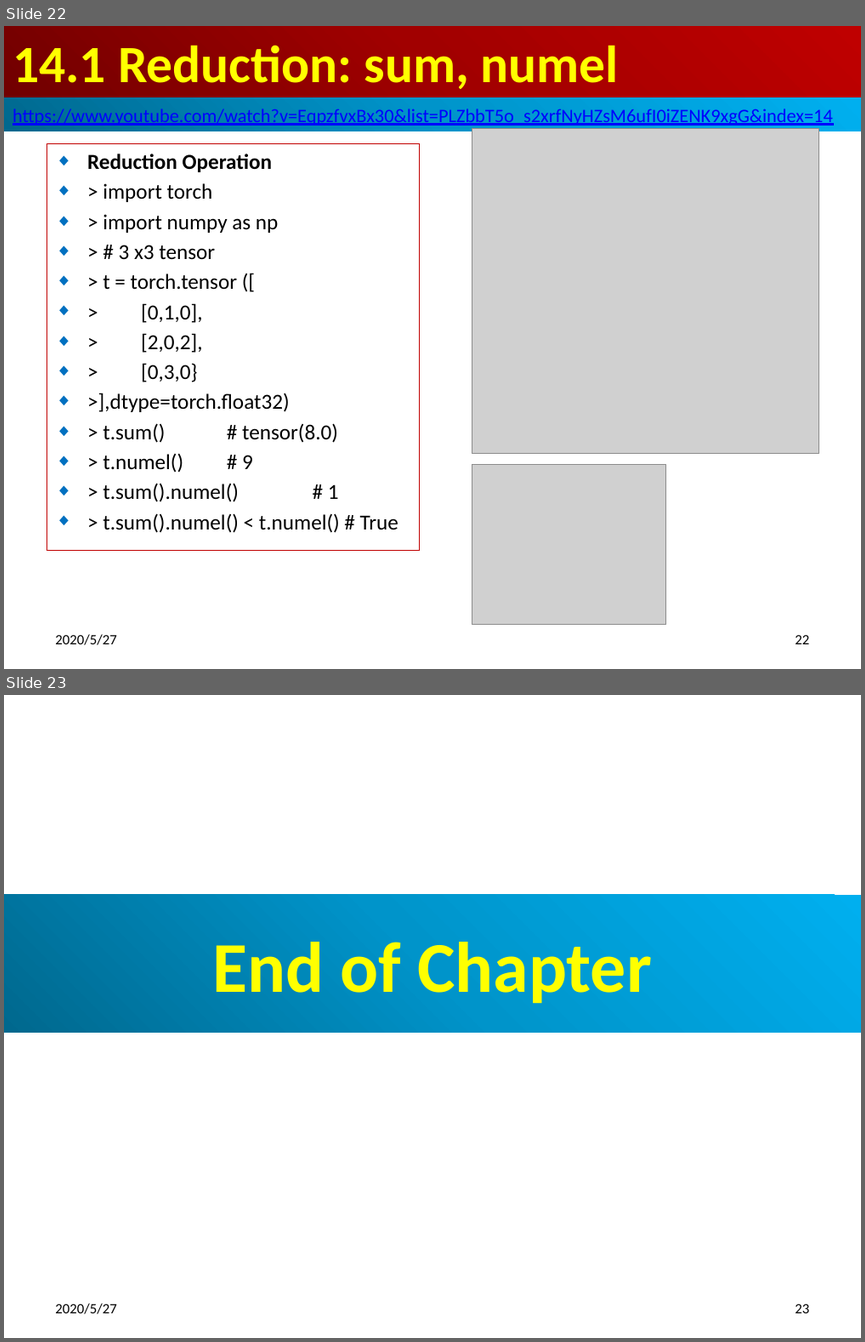
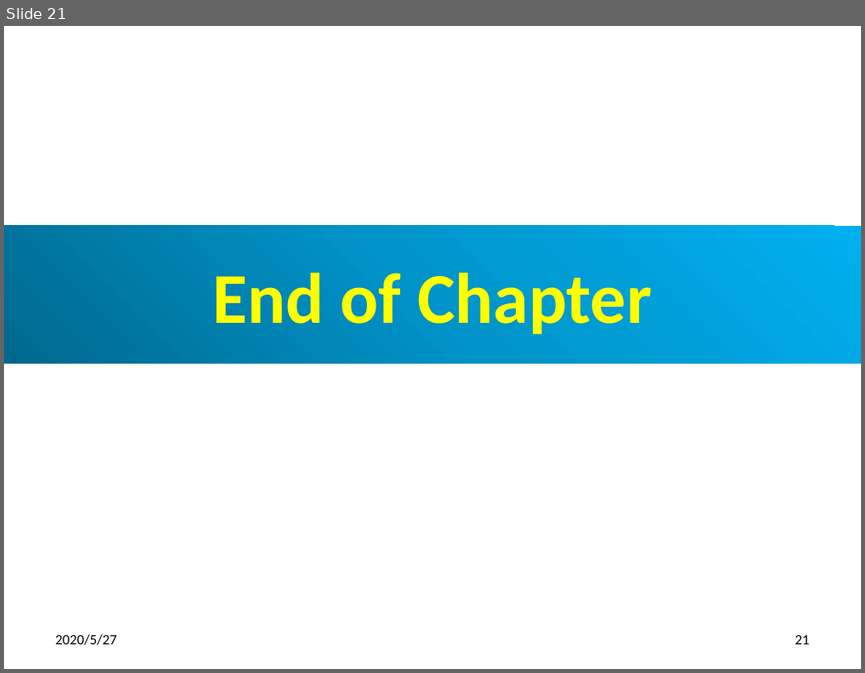
Before and after one commit to peterhchen/900_PyTorch, a slide deck: 14_MnistData.pptx. Shown one above the other, each under a label of ours: slides 22 and 23 before the commit, slide 21 after it. The pictures are 865x1342 and 865x673 pixels, drawn with LibreOffice and Linux fonts; fonts in the diff are those of the drawing; grey boxes stand for pictures. Boxes give left, top, right and bottom in pixels: in the first picture for what was removed or moved away, otherwise in the second. Text is boxed around its words. In the diff, an @@ line names an element or a change of style, - is before the commit and + after.

```diff
--- a/14_MnistData.pptx
+++ b/14_MnistData.pptx
@@ slide 22 removed at (4,26,861,669), background #FFFFFF @@
@@ title removed at (4,26,861,98) @@
-14.1 Reduction: sum, numel
@@ rectangle removed at (4,98,861,131) @@
-https://www.youtube.com/watch?v=EqpzfvxBx30&list=PLZbbT5o_s2xrfNyHZsM6ufI0iZENK9xgG&index=14
@@ subtitle removed at (46,143,419,550) @@
-◆ Reduction Operation
-◆ > import torch
-◆ > import numpy as np
-◆ > # 3 x3 tensor
-◆ > t = torch.tensor ([
-◆ > [0,1,0],
-◆ > [2,0,2],
-◆ > [0,3,0}
-◆ >],dtype=torch.float32)
-◆ > t.sum() # tensor(8.0)
-◆ > t.numel() # 9
-◆ > t.sum().numel() # 1
-◆ > t.sum().numel() < t.numel() # True
@@ picture removed at (472,128,818,453) @@
@@ picture removed at (472,465,665,624) @@
@@ text removed at (55,634,116,645) @@
-2020/5/27
@@ page number removed at (794,635,809,644) @@
-22
@@ what was slide 23 is now slide 21 @@
@@ page number at (794,635,809,644): text changed @@
-23
+21
```
Also in this commit, not shown: 1 other slide removed.
